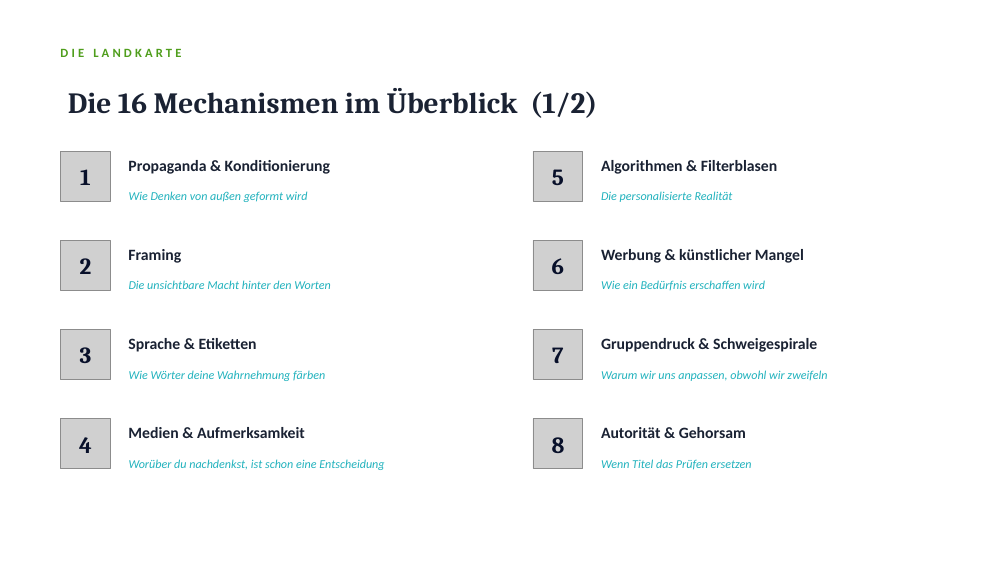
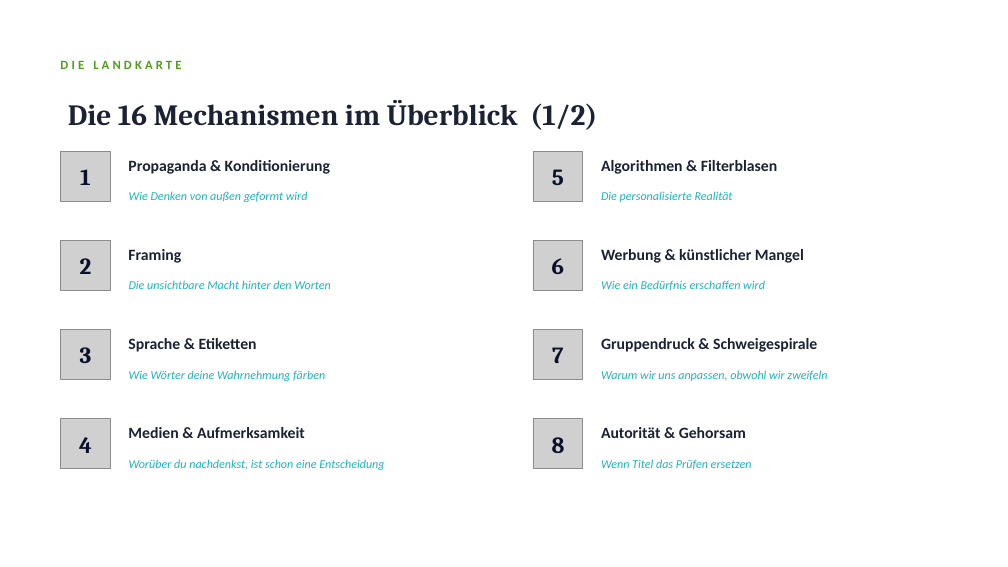
Before and after one commit to Heiko888/werdemeisterdeinergedanken, a slide deck: slide 7 of docs/workshop/mentale-selbstverteidigung/WMDG-Workshop-Mentale-Selbstverteidigung.pptx. Drawn at 1008x567 pixels with LibreOffice and Linux fonts; fonts in the diff are those of the drawing; grey boxes stand for pictures. Boxes give left, top, right and bottom in pixels: in the first picture for what was removed or moved away, otherwise in the second. Text is boxed around its words. In the diff, an @@ line names an element or a change of style, - is before the commit and + after.

```diff
--- a/docs/workshop/mentale-selbstverteidigung/WMDG-Workshop-Mentale-Selbstverteidigung.pptx
+++ b/docs/workshop/mentale-selbstverteidigung/WMDG-Workshop-Mentale-Selbstverteidigung.pptx
@@ text "DIE LANDKARTE" moved from (x1=60, y1=49, x2=181, y2=57) to (x1=60, y1=61, x2=181, y2=69) @@
@@ text "Die 16 Mechanismen im Überblick ..." moved from (x1=68, y1=88, x2=597, y2=118) to (x1=68, y1=100, x2=597, y2=130) @@
```
Also in this commit, not shown: 17 other slides changed, 4 other files.
